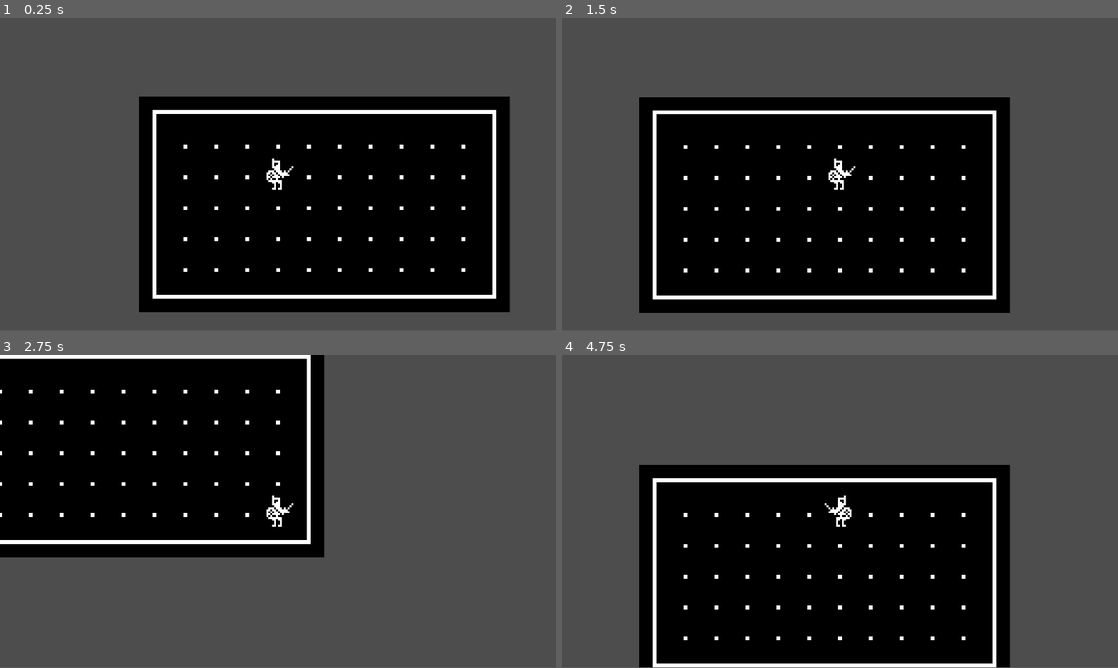
Above: before the commit, frames 1-4 (two rows, left to right).
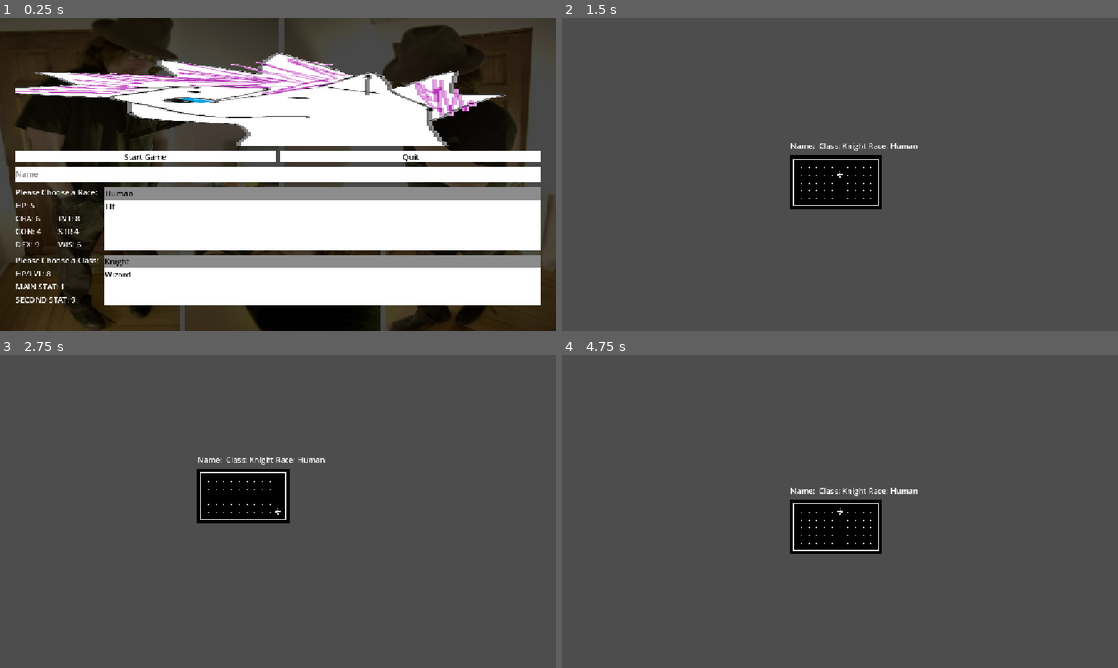
Above: after the commit, the same moments.

Repository: JohnScuzzman/Gnoll-Pointer-Godot-Game
Game: Godot game, scene res://level/main_menu.tscn
The game is run twice, just before and just after one commit, with the same random seed, the same clock (stepped at 60 frames per second) and the same inputs. Before the commit the project starts from res://level/game_level.tscn.
Inputs (mouse positions are in pixels of both pictures, inside the frame that each line leads up to):
- Up to frame 1 (0.25 s): no input
- Up to frame 2 (1.5 s): click (706, 155) at 0.5 s, where only the run after the commit has a clickable "Start Game"; tap Enter at 1.25 s; hold D (right) from 1.28 s (still down)
- Up to frame 3 (2.75 s): release D (right) at 2.03 s; hold S (down) from 2.03 s (still down)
- Up to frame 4 (4.75 s): tap Space at 2.75, 4.25 s; release S (down) at 2.78 s; hold D (right) 2.78-3.53 s; tap Enter at 3.5 s; hold W (up) 3.53-4.28 s; hold A (left) from 4.28 s (still down)
In our replay, the window is 800x449 before the commit and 800x450 after it. These sizes can differ from the game's own. Grey fills any space a smaller window leaves; there, only what the larger window draws over its background counts as a difference.

The runs differ from the first frame. In frame 1, 87% of the frame differs, in the area x 0-100%, y 0-100%; in frame 2, 43%; in frame 3, 35%; in frame 4, 41%.

Commit message:
Basic Main Menu Groundwork

Diff:
--- /dev/null
+++ b/level/game_level.gd
@@ -0,0 +1,10 @@
+extends Node2D
+
+var player_name
+var player_class
+var player_race
+
+@onready var debug_label = get_node("DebugLabel")
+
+func _ready() -> void:
+	debug_label.text = "Name: " + str(player_name) + " Class: " + str(player_class) + " Race: " + str(player_race)
--- a/level/game_level.tscn
+++ b/level/game_level.tscn
@@ -1,5 +1,6 @@
 [gd_scene format=4 uid="uid://cb6ie46724leb"]
 
+[ext_resource type="Script" uid="uid://ddw6bn2tg2aid" path="res://level/game_level.gd" id="1_komg3"]
 [ext_resource type="PackedScene" uid="uid://bmk6wpsll23fg" path="res://entity/player.tscn" id="2_komg3"]
 [ext_resource type="Texture2D" uid="uid://c10ej6ja8pplq" path="res://art/RoomTileset.png" id="2_xe2we"]
 
@@ -33,6 +34,7 @@
 sources/0 = SubResource("TileSetAtlasSource_xe2we")
 
 [node name="GameLevel" type="Node2D" unique_id=379133356]
+script = ExtResource("1_komg3")
 
 [node name="Player" parent="." unique_id=1452170030 instance=ExtResource("2_komg3")]
 position = Vector2(71.97607, 40.316795)
@@ -47,3 +49,9 @@
 
 [node name="Camera2D" type="Camera2D" parent="." unique_id=708833318]
 position = Vector2(71.97607, 40.316795)
+
+[node name="DebugLabel" type="Label" parent="." unique_id=1583919719]
+offset_left = 1.0
+offset_top = -31.0
+offset_right = 41.0
+offset_bottom = -8.0
--- /dev/null
+++ b/level/main_menu.gd
@@ -0,0 +1,54 @@
+extends Control
+
+@onready var play_button = get_node("MainContainer/ButtonContainer/PlayButton")
+@onready var quit_button = get_node("MainContainer/ButtonContainer/QuitButton")
+@onready var class_item_list = get_node("MainContainer/SelectorContainer/ClassContainer/ClassItemList")
+@onready var race_item_list = get_node("MainContainer/SelectorContainer/RaceContainer/RaceItemList")
+@onready var name_text_edit = get_node("MainContainer/SelectorContainer/NameTextEdit")
+
+@onready var hp_lvl_value = get_node("MainContainer/SelectorContainer/ClassContainer/ClassStatContainer/HpLvlContainer/Value")
+@onready var main_stat_value = get_node("MainContainer/SelectorContainer/ClassContainer/ClassStatContainer/MainStatContainer/Value")
+@onready var second_stat_value = get_node("MainContainer/SelectorContainer/ClassContainer/ClassStatContainer/SecondStatContainer/Value")
+
+@onready var hp_value = get_node("MainContainer/SelectorContainer/RaceContainer/RaceStatContainer/StatContainer/StatRowContainer/HpContainer/Value")
+@onready var cha_value = get_node("MainContainer/SelectorContainer/RaceContainer/RaceStatContainer/StatContainer/StatRowContainer2/ChaContainer/Value")
+@onready var int_value = get_node("MainContainer/SelectorContainer/RaceContainer/RaceStatContainer/StatContainer/StatRowContainer2/IntContainer/Value")
+@onready var con_value = get_node("MainContainer/SelectorContainer/RaceContainer/RaceStatContainer/StatContainer/StatRowContainer3/ConContainer/Value")
+@onready var str_value = get_node("MainContainer/SelectorContainer/RaceContainer/RaceStatContainer/StatContainer/StatRowContainer3/StrContainer/Value")
+@onready var dex_value = get_node("MainContainer/SelectorContainer/RaceContainer/RaceStatContainer/StatContainer/StatRowContainer4/DexContainer/Value")
+@onready var wis_value = get_node("MainContainer/SelectorContainer/RaceContainer/RaceStatContainer/StatContainer/StatRowContainer4/WisContainer/Value")
+
+func _ready() -> void:
+	class_item_list.select(0)
+	_on_class_item_list_item_selected(0)
+	race_item_list.select(0)
+	_on_race_item_list_item_selected(0)
+
+func _on_start_pressed() -> void:
+	var next_scene_packed = load("res://level/game_level.tscn")
+	var next_scene_instance = next_scene_packed.instantiate()
+	next_scene_instance.player_name = name_text_edit.text
+	next_scene_instance.player_class = class_item_list.get_item_text(class_item_list.get_selected_items()[0])
+	next_scene_instance.player_race = race_item_list.get_item_text(race_item_list.get_selected_items()[0])
+	get_tree().root.add_child(next_scene_instance)
+	get_tree().current_scene = next_scene_instance
+	queue_free()
+
+func _on_quit_pressed() -> void:
+	get_tree().quit()
+
+# Obviously change this to real values
+func _on_race_item_list_item_selected(index: int) -> void:
+	hp_value.text = str(randi_range(1, 10))
+	cha_value.text = str(randi_range(1, 10))
+	int_value.text = str(randi_range(1, 10))
+	con_value.text = str(randi_range(1, 10))
+	str_value.text = str(randi_range(1, 10))
+	dex_value.text = str(randi_range(1, 10))
+	wis_value.text = str(randi_range(1, 10))
+
+# Obviously change this to real values
+func _on_class_item_list_item_selected(index: int) -> void:
+	hp_lvl_value.text = str(randi_range(1, 10))
+	main_stat_value.text = str(randi_range(1, 10))
+	second_stat_value.text = str(randi_range(1, 10))
--- /dev/null
+++ b/level/main_menu.tscn
@@ -0,0 +1,282 @@
+[gd_scene format=3 uid="uid://mu67aofe144l"]
+
+[ext_resource type="Script" uid="uid://dubnt5tfupguc" path="res://level/main_menu.gd" id="1_q7hnt"]
+[ext_resource type="Texture2D" uid="uid://chamo7j4il2g4" path="res://art/Background.png" id="2_5vetp"]
+[ext_resource type="Texture2D" uid="uid://cja1yfvfdqr7e" path="res://art/GameLogo.png" id="3_ygiax"]
+
+[sub_resource type="StyleBoxTexture" id="StyleBoxTexture_q7hnt"]
+texture = ExtResource("2_5vetp")
+modulate_color = Color(0.28118682, 0.28118688, 0.28118682, 1)
+
+[sub_resource type="StyleBoxFlat" id="StyleBoxFlat_5vetp"]
+bg_color = Color(1, 1, 1, 1)
+
+[sub_resource type="StyleBoxFlat" id="StyleBoxFlat_ygiax"]
+bg_color = Color(1, 1, 1, 1)
+
+[sub_resource type="StyleBoxFlat" id="StyleBoxFlat_6k6ys"]
+bg_color = Color(1, 1, 1, 1)
+
+[sub_resource type="StyleBoxFlat" id="StyleBoxFlat_48gui"]
+bg_color = Color(0.5489626, 0.5489626, 0.54896253, 1)
+
+[node name="Main Menu" type="Control" unique_id=1492947255]
+layout_mode = 3
+anchors_preset = 15
+anchor_right = 1.0
+anchor_bottom = 1.0
+grow_horizontal = 2
+grow_vertical = 2
+script = ExtResource("1_q7hnt")
+
+[node name="Panel" type="Panel" parent="." unique_id=160749929]
+layout_mode = 1
+anchors_preset = 15
+anchor_right = 1.0
+anchor_bottom = 1.0
+grow_horizontal = 2
+grow_vertical = 2
+theme_override_styles/panel = SubResource("StyleBoxTexture_q7hnt")
+
+[node name="MainContainer" type="VBoxContainer" parent="." unique_id=449098240]
+layout_mode = 1
+anchors_preset = 8
+anchor_left = 0.5
+anchor_top = 0.5
+anchor_right = 0.5
+anchor_bottom = 0.5
+offset_left = -544.5
+offset_top = -217.5
+offset_right = 544.5
+offset_bottom = 217.5
+grow_horizontal = 2
+grow_vertical = 2
+theme_override_constants/separation = 10
+
+[node name="GameLogo" type="TextureRect" parent="MainContainer" unique_id=1697153281]
+layout_mode = 2
+texture = ExtResource("3_ygiax")
+
+[node name="ButtonContainer" type="HBoxContainer" parent="MainContainer" unique_id=380478281]
+layout_mode = 2
+theme_override_constants/separation = 10
+
+[node name="PlayButton" type="Button" parent="MainContainer/ButtonContainer" unique_id=1098767138]
+layout_mode = 2
+size_flags_horizontal = 3
+theme_override_colors/font_color = Color(0, 0, 0, 1)
+theme_override_styles/normal = SubResource("StyleBoxFlat_5vetp")
+text = "Start Game"
+
+[node name="QuitButton" type="Button" parent="MainContainer/ButtonContainer" unique_id=178480715]
+layout_mode = 2
+size_flags_horizontal = 3
+theme_override_colors/font_color = Color(0, 0, 0, 1)
+theme_override_styles/normal = SubResource("StyleBoxFlat_5vetp")
+text = "Quit
+"
+
+[node name="SelectorContainer" type="VBoxContainer" parent="MainContainer" unique_id=562775348]
+layout_mode = 2
+size_flags_horizontal = 3
+theme_override_constants/separation = 10
+
+[node name="NameTextEdit" type="TextEdit" parent="MainContainer/SelectorContainer" unique_id=1417333094]
+custom_minimum_size = Vector2(0, 30)
+layout_mode = 2
+theme_override_colors/font_color = Color(0, 0, 0, 1)
+theme_override_colors/font_placeholder_color = Color(0.21230447, 0.21230504, 0.21230465, 0.6)
+theme_override_styles/normal = SubResource("StyleBoxFlat_ygiax")
+placeholder_text = "Name"
+
+[node name="RaceContainer" type="HBoxContainer" parent="MainContainer/SelectorContainer" unique_id=793746830]
+layout_mode = 2
+theme_override_constants/separation = 10
+
+[node name="RaceStatContainer" type="VBoxContainer" parent="MainContainer/SelectorContainer/RaceContainer" unique_id=1687745758]
+layout_mode = 2
+
+[node name="RaceTitle" type="Label" parent="MainContainer/SelectorContainer/RaceContainer/RaceStatContainer" unique_id=832957277]
+layout_mode = 2
+text = "Please Choose a Race: "
+
+[node name="StatContainer" type="VBoxContainer" parent="MainContainer/SelectorContainer/RaceContainer/RaceStatContainer" unique_id=366090004]
+layout_mode = 2
+
+[node name="StatRowContainer" type="HBoxContainer" parent="MainContainer/SelectorContainer/RaceContainer/RaceStatContainer/StatContainer" unique_id=1787515753]
+layout_mode = 2
+
+[node name="HpContainer" type="HBoxContainer" parent="MainContainer/SelectorContainer/RaceContainer/RaceStatContainer/StatContainer/StatRowContainer" unique_id=853142894]
+layout_mode = 2
+
+[node name="Title" type="Label" parent="MainContainer/SelectorContainer/RaceContainer/RaceStatContainer/StatContainer/StatRowContainer/HpContainer" unique_id=209511990]
+layout_mode = 2
+text = "HP:"
+
+[node name="Value" type="Label" parent="MainContainer/SelectorContainer/RaceContainer/RaceStatContainer/StatContainer/StatRowContainer/HpContainer" unique_id=1859650368]
+layout_mode = 2
+text = "XX"
+
+[node name="StatRowContainer2" type="HBoxContainer" parent="MainContainer/SelectorContainer/RaceContainer/RaceStatContainer/StatContainer" unique_id=1450685491]
+layout_mode = 2
+
+[node name="ChaContainer" type="HBoxContainer" parent="MainContainer/SelectorContainer/RaceContainer/RaceStatContainer/StatContainer/StatRowContainer2" unique_id=1794392751]
+layout_mode = 2
+size_flags_horizontal = 3
+
+[node name="Title" type="Label" parent="MainContainer/SelectorContainer/RaceContainer/RaceStatContainer/StatContainer/StatRowContainer2/ChaContainer" unique_id=1900677950]
+layout_mode = 2
+text = "CHA:"
+
+[node name="Value" type="Label" parent="MainContainer/SelectorContainer/RaceContainer/RaceStatContainer/StatContainer/StatRowContainer2/ChaContainer" unique_id=1518314631]
+layout_mode = 2
+text = "XX"
+
+[node name="IntContainer" type="HBoxContainer" parent="MainContainer/SelectorContainer/RaceContainer/RaceStatContainer/StatContainer/StatRowContainer2" unique_id=1114003161]
+layout_mode = 2
+size_flags_horizontal = 3
+
+[node name="Title" type="Label" parent="MainContainer/SelectorContainer/RaceContainer/RaceStatContainer/StatContainer/StatRowContainer2/IntContainer" unique_id=844081946]
+layout_mode = 2
+text = "INT:"
+
+[node name="Value" type="Label" parent="MainContainer/SelectorContainer/RaceContainer/RaceStatContainer/StatContainer/StatRowContainer2/IntContainer" unique_id=1093432112]
+layout_mode = 2
+text = "XX"
+
+[node name="StatRowContainer3" type="HBoxContainer" parent="MainContainer/SelectorContainer/RaceContainer/RaceStatContainer/StatContainer" unique_id=233906038]
+layout_mode = 2
+
+[node name="ConContainer" type="HBoxContainer" parent="MainContainer/SelectorContainer/RaceContainer/RaceStatContainer/StatContainer/StatRowContainer3" unique_id=1518739247]
+layout_mode = 2
+size_flags_horizontal = 3
+
+[node name="Title" type="Label" parent="MainContainer/SelectorContainer/RaceContainer/RaceStatContainer/StatContainer/StatRowContainer3/ConContainer" unique_id=290993551]
+layout_mode = 2
+text = "CON:"
+
+[node name="Value" type="Label" parent="MainContainer/SelectorContainer/RaceContainer/RaceStatContainer/StatContainer/StatRowContainer3/ConContainer" unique_id=932466925]
+layout_mode = 2
+text = "XX"
+
+[node name="StrContainer" type="HBoxContainer" parent="MainContainer/SelectorContainer/RaceContainer/RaceStatContainer/StatContainer/StatRowContainer3" unique_id=978961642]
+layout_mode = 2
+size_flags_horizontal = 3
+
+[node name="Title" type="Label" parent="MainContainer/SelectorContainer/RaceContainer/RaceStatContainer/StatContainer/StatRowContainer3/StrContainer" unique_id=1592546661]
+layout_mode = 2
+text = "STR"
+
+[node name="Value" type="Label" parent="MainContainer/SelectorContainer/RaceContainer/RaceStatContainer/StatContainer/StatRowContainer3/StrContainer" unique_id=2004363220]
+layout_mode = 2
+text = "XX"
+
+[node name="StatRowContainer4" type="HBoxContainer" parent="MainContainer/SelectorContainer/RaceContainer/RaceStatContainer/StatContainer" unique_id=1357105702]
+layout_mode = 2
+
+[node name="DexContainer" type="HBoxContainer" parent="MainContainer/SelectorContainer/RaceContainer/RaceStatContainer/StatContainer/StatRowContainer4" unique_id=880014]
+layout_mode = 2
+size_flags_horizontal = 3
+
+[node name="Title" type="Label" parent="MainContainer/SelectorContainer/RaceContainer/RaceStatContainer/StatContainer/StatRowContainer4/DexContainer" unique_id=491655860]
+layout_mode = 2
+text = "DEX:"
+
+[node name="Value" type="Label" parent="MainContainer/SelectorContainer/RaceContainer/RaceStatContainer/StatContainer/StatRowContainer4/DexContainer" unique_id=1078239040]
+layout_mode = 2
+text = "XX"
+
+[node name="WisContainer" type="HBoxContainer" parent="MainContainer/SelectorContainer/RaceContainer/RaceStatContainer/StatContainer/StatRowContainer4" unique_id=632844551]
+layout_mode = 2
+size_flags_horizontal = 3
+
+[node name="Title" type="Label" parent="MainContainer/SelectorContainer/RaceContainer/RaceStatContainer/StatContainer/StatRowContainer4/WisContainer" unique_id=47920960]
+layout_mode = 2
+text = "WIS:"
+
+[node name="Value" type="Label" parent="MainContainer/SelectorContainer/RaceContainer/RaceStatContainer/StatContainer/StatRowContainer4/WisContainer" unique_id=1779585967]
+layout_mode = 2
+text = "XX"
+
+[node name="RaceItemList" type="ItemList" parent="MainContainer/SelectorContainer/RaceContainer" unique_id=1671534536]
+layout_mode = 2
+size_flags_horizontal = 3
+size_flags_vertical = 3
+theme_override_colors/font_color = Color(0, 0, 0, 1)
+theme_override_colors/font_hovered_color = Color(0, 0, 0, 1)
+theme_override_colors/font_hovered_selected_color = Color(0, 0, 0, 1)
+theme_override_colors/font_selected_color = Color(0, 0, 0, 1)
+theme_override_styles/panel = SubResource("StyleBoxFlat_6k6ys")
+theme_override_styles/hovered = SubResource("StyleBoxFlat_48gui")
+theme_override_styles/hovered_selected = SubResource("StyleBoxFlat_48gui")
+theme_override_styles/hovered_selected_focus = SubResource("StyleBoxFlat_48gui")
+theme_override_styles/selected = SubResource("StyleBoxFlat_48gui")
+item_count = 2
+item_0/text = "Human"
+item_1/text = "Elf"
+
+[node name="ClassContainer" type="HBoxContainer" parent="MainContainer/SelectorContainer" unique_id=1380692597]
+layout_mode = 2
+theme_override_constants/separation = 10
+
+[node name="ClassStatContainer" type="VBoxContainer" parent="MainContainer/SelectorContainer/ClassContainer" unique_id=1694056060]
+layout_mode = 2
+
+[node name="ClassTitle" type="Label" parent="MainContainer/SelectorContainer/ClassContainer/ClassStatContainer" unique_id=1210797508]
+layout_mode = 2
+text = "Please Choose a Class:"
+
+[node name="HpLvlContainer" type="HBoxContainer" parent="MainContainer/SelectorContainer/ClassContainer/ClassStatContainer" unique_id=1949700670]
+layout_mode = 2
+
+[node name="Title" type="Label" parent="MainContainer/SelectorContainer/ClassContainer/ClassStatContainer/HpLvlContainer" unique_id=773695794]
+layout_mode = 2
+text = "HP/LVL:"
+
+[node name="Value" type="Label" parent="MainContainer/SelectorContainer/ClassContainer/ClassStatContainer/HpLvlContainer" unique_id=265304619]
+layout_mode = 2
+text = "X"
+
+[node name="MainStatContainer" type="HBoxContainer" parent="MainContainer/SelectorContainer/ClassContainer/ClassStatContainer" unique_id=522816043]
+layout_mode = 2
+
+[node name="Title" type="Label" parent="MainContainer/SelectorContainer/ClassContainer/ClassStatContainer/MainStatContainer" unique_id=103156142]
+layout_mode = 2
+text = "MAIN STAT:"
+
+[node name="Value" type="Label" parent="MainContainer/SelectorContainer/ClassContainer/ClassStatContainer/MainStatContainer" unique_id=2091699739]
+layout_mode = 2
+text = "X"
+
+[node name="SecondStatContainer" type="HBoxContainer" parent="MainContainer/SelectorContainer/ClassContainer/ClassStatContainer" unique_id=948184781]
+layout_mode = 2
+
+[node name="Title" type="Label" parent="MainContainer/SelectorContainer/ClassContainer/ClassStatContainer/SecondStatContainer" unique_id=1698412103]
+layout_mode = 2
+text = "SECOND STAT:"
+
+[node name="Value" type="Label" parent="MainContainer/SelectorContainer/ClassContainer/ClassStatContainer/SecondStatContainer" unique_id=607265806]
+layout_mode = 2
+text = "X"
+
+[node name="ClassItemList" type="ItemList" parent="MainContainer/SelectorContainer/ClassContainer" unique_id=1439512681]
+layout_mode = 2
+size_flags_horizontal = 3
+size_flags_vertical = 3
+theme_override_colors/font_color = Color(0, 0, 0, 1)
+theme_override_colors/font_hovered_color = Color(0, 0, 0, 1)
+theme_override_colors/font_hovered_selected_color = Color(0, 0, 0, 1)
+theme_override_colors/font_selected_color = Color(0, 0, 0, 1)
+theme_override_styles/panel = SubResource("StyleBoxFlat_6k6ys")
+theme_override_styles/hovered = SubResource("StyleBoxFlat_48gui")
+theme_override_styles/hovered_selected = SubResource("StyleBoxFlat_48gui")
+theme_override_styles/hovered_selected_focus = SubResource("StyleBoxFlat_48gui")
+theme_override_styles/selected = SubResource("StyleBoxFlat_48gui")
+item_count = 2
+item_0/text = "Knight"
+item_1/text = "Wizard"
+
+[connection signal="pressed" from="MainContainer/ButtonContainer/PlayButton" to="." method="_on_start_pressed"]
+[connection signal="pressed" from="MainContainer/ButtonContainer/QuitButton" to="." method="_on_quit_pressed"]
+[connection signal="item_selected" from="MainContainer/SelectorContainer/RaceContainer/RaceItemList" to="." method="_on_race_item_list_item_selected"]
+[connection signal="item_selected" from="MainContainer/SelectorContainer/ClassContainer/ClassItemList" to="." method="_on_class_item_list_item_selected"]
--- a/project.godot
+++ b/project.godot
@@ -11,7 +11,7 @@
 [application]
 
 config/name="Project Cyberlich"
-run/main_scene="uid://cb6ie46724leb"
+run/main_scene="uid://mu67aofe144l"
 config/features=PackedStringArray("4.7", "GL Compatibility")
 config/icon="res://icon.svg"
 
@@ -23,7 +23,6 @@
 
 window/stretch/mode="canvas_items"
 window/stretch/aspect="expand"
-window/stretch/scale=4.0
 
 [dotnet]
 
Binary file added: art/Background.png
Not shown, added: art/Background.png.import
Binary file added: art/GameLogo.png
Not shown, added: art/GameLogo.png.import
Not shown, added: level/game_level.gd.uid
Not shown, added: level/main_menu.gd.uid
